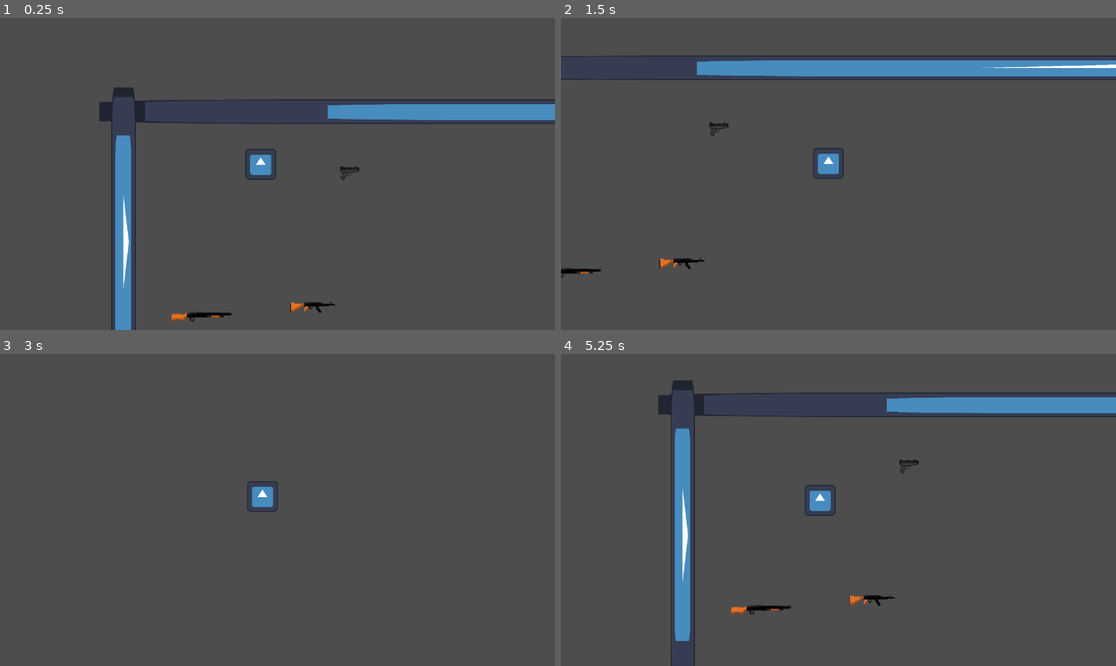
Above: before the commit, frames 1-4 (two rows, left to right).
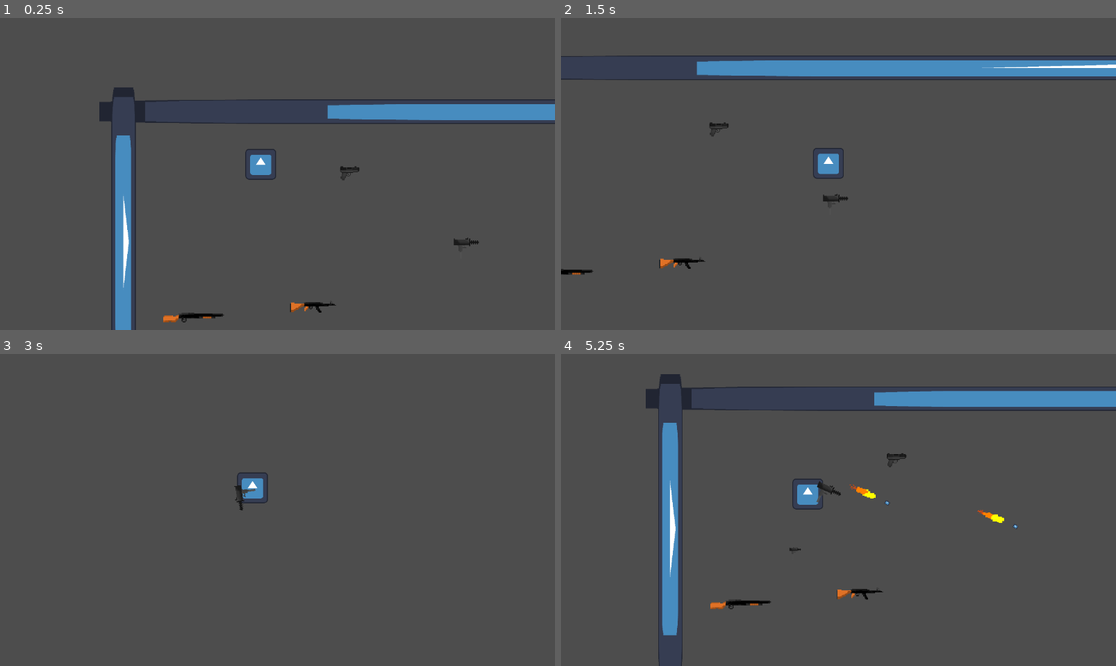
Above: after the commit, the same moments.

Repository: KarumGhag/Hitman4
Game: Godot game, scene res://World/world.tscn
The game is run twice, just before and just after one commit, with the same random seed, the same clock (stepped at 60 frames per second) and the same inputs. The engine's default icon, where the game draws it, is replaced by a stand-in: a white triangle on a blue panel in a dark square.
Inputs (mouse positions are in pixels of both pictures, inside the frame that each line leads up to):
- Up to frame 1 (0.25 s): no input
- Up to frame 2 (1.5 s): tap Enter at 0.5 s; move the mouse to (960, 158) at 0.52 s; press the mouse at (960, 158) at 0.53 s; hold D (right) 0.53-1.28 s; right-click (960, 158) at 0.6 s; move the mouse to (727, 189) at 1.27 s; release the mouse at (727, 189) at 1.28 s; hold S (down) from 1.28 s (still down); click (727, 189) at 1.35 s
- Up to frame 3 (3 s): right-click (166, 525) at 1.55 s; move the mouse to (333, 441) at 2.02 s; release S (down) at 2.03 s; press the mouse at (333, 441) at 2.03 s; hold D (right) 2.03-2.78 s; tap Space (holster) at 2.1, 2.75 s; move the mouse to (249, 572) at 2.77 s; release the mouse at (249, 572) at 2.78 s; hold W (up) from 2.78 s (still down); tap Mouse wheel up (last) at 2.85 s
- Up to frame 4 (5.25 s): right-click (810, 572) at 3.05 s; move the mouse to (1005, 556) at 3.52 s; release W (up) at 3.53 s; press the mouse at (1005, 556) at 3.53 s; hold A (left) 3.53-5.03 s; tap Mouse wheel down (next) at 3.6 s; move the mouse to (672, 463) at 4.27 s; release the mouse at (672, 463) at 4.28 s; right-click (672, 463) at 4.35 s; move the mouse to (866, 510) at 5.02 s; press the mouse at (866, 510) at 5.03 s; hold S (down) from 5.03 s (still down)

The runs differ from the first frame. In frame 1, 0.2% of the frame differs, in the area x 29-87%, y 70-98%; in frame 2, 0.1%; in frame 3, 0.5%; in frame 4, 8.2%, in the area x 15-100%, y 6-100%.
Error before the commit: Cannot call method 'hide' on a null value. (res://InventorySystem/InventoryClass.gd:164)

Commit message:
adding uzi, made the shoot vector calculate from a bit behind the gun

Diff:
--- a/GunSystem/GunClass.gd
+++ b/GunSystem/GunClass.gd
@@ -4,8 +4,9 @@
 
 @export_group("Nodes")
 @export var bullet : PackedScene
-@export var shootPoint : Node
+@export var shootPoint : Node2D
 @export var animationPlayer : AnimationPlayer
+@export var shootVectorPoint : Node2D
 
 @export_group("Stats")
 #basic gun stats
@@ -76,7 +77,7 @@
 
 func shootLocation() -> Vector2:
 	var innacuracy = randf_range(-spread, spread)
-	target = Vector2.from_angle(shootPoint.global_position.angle_to_point(get_global_mouse_position()) + innacuracy)
+	target = Vector2.from_angle(shootVectorPoint.global_position.angle_to_point(get_global_mouse_position()) + innacuracy)
 
 	return target.normalized()
 
@@ -135,6 +136,9 @@
 		var camera : Camera = inventorySystem.camera
 		camera.shakeCam(shakeAmount)
 
+		if animationPlayer != null:
+			animationPlayer.play("Pump")
+
 		if shotgun or multiBulletWait == 0:
 			continue
 		await wait(multiBulletWait)
--- a/GunSystem/Guns/Glock.tscn
+++ b/GunSystem/Guns/Glock.tscn
@@ -30,11 +30,12 @@
 "Shoot": SubResource("Animation_thona")
 }
 
-[node name="pistol" type="Node2D" node_paths=PackedStringArray("shootPoint", "animationPlayer", "pickUpArea", "image")]
+[node name="pistol" type="Node2D" node_paths=PackedStringArray("shootPoint", "animationPlayer", "shootVectorPoint", "pickUpArea", "image")]
 script = ExtResource("1_h6t1u")
 bullet = ExtResource("2_hoeam")
 shootPoint = NodePath("ShootPoint")
 animationPlayer = NodePath("AnimationPlayer")
+shootVectorPoint = NodePath("ShootVectorPoint")
 damage = 100.0
 bulletSpeed = 1500.0
 bulletTrail = ExtResource("3_rudob")
@@ -81,3 +82,5 @@
 "source": "res://Art/ASP_Guns/Glock.aseprite"
 }
 metadata/_aseprite_wizard_source_file_hash_ = "dd2adab2d0e3c99a681a4a5fce43c887"
+
+[node name="ShootVectorPoint" type="Node2D" parent="."]
--- a/GunSystem/Guns/Remington.tscn
+++ b/GunSystem/Guns/Remington.tscn
@@ -4,13 +4,13 @@
 [ext_resource type="PackedScene" uid="uid://bg0e1ffv6s88g" path="res://GunSystem/Bullets/Bullet.tscn" id="2_bqip4"]
 [ext_resource type="PackedScene" uid="uid://dxy0lfrndp075" path="res://GunSystem/BulletVisuals/bullet_trail.tscn" id="3_8qkbq"]
 [ext_resource type="Texture2D" uid="uid://bpd1850mu4yx6" path="res://Art/PNG_Guns/Remington.png" id="3_yk7eu"]
-[ext_resource type="Texture2D" uid="uid://ckpbvle60gt62" path="res://GunSystem/Guns/remington.png" id="4_74sqr"]
 [ext_resource type="PackedScene" uid="uid://bhb8li7we1p3k" path="res://GunSystem/pickup_area.tscn" id="4_c6lcd"]
+[ext_resource type="Texture2D" uid="uid://ckpbvle60gt62" path="res://GunSystem/Guns/Remington.png" id="6_mw172"]
 
 [sub_resource type="CircleShape2D" id="CircleShape2D_gkvrw"]
 radius = 100.005
 
-[sub_resource type="Animation" id="Animation_jp26t"]
+[sub_resource type="Animation" id="Animation_kn0y2"]
 length = 0.8
 tracks/0/type = "value"
 tracks/0/imported = false
@@ -27,15 +27,16 @@
 
 [sub_resource type="AnimationLibrary" id="AnimationLibrary_5bxwq"]
 _data = {
-"Shoot": SubResource("Animation_jp26t")
+"Pump": SubResource("Animation_kn0y2")
 }
 
-[node name="Remington" type="Node2D" node_paths=PackedStringArray("shootPoint", "animationPlayer", "pickUpArea", "image")]
+[node name="Remington" type="Node2D" node_paths=PackedStringArray("shootPoint", "animationPlayer", "shootVectorPoint", "pickUpArea", "image")]
 position = Vector2(0, 4)
 script = ExtResource("1_4p5ho")
 bullet = ExtResource("2_bqip4")
 shootPoint = NodePath("ShootPoint")
 animationPlayer = NodePath("AnimationPlayer")
+shootVectorPoint = NodePath("ShootVectorPoint")
 auto = true
 shotgun = true
 fireCoolDown = 0.5
@@ -58,7 +59,7 @@
 shape = SubResource("CircleShape2D_gkvrw")
 
 [node name="ShootPoint" type="Node2D" parent="."]
-position = Vector2(79, -7)
+position = Vector2(62, -5)
 
 [node name="AnimationPlayer" type="AnimationPlayer" parent="."]
 libraries = {
@@ -68,9 +69,8 @@
 
 [node name="Image" type="Sprite2D" parent="."]
 texture_filter = 1
-position = Vector2(17, 0)
 scale = Vector2(2, 2)
-texture = ExtResource("4_74sqr")
+texture = ExtResource("6_mw172")
 hframes = 3
 vframes = 2
 metadata/_aseprite_wizard_interface_config_ = {
@@ -89,6 +89,9 @@
 "only_visible": true,
 "player": "AnimationPlayer",
 "slice": "",
-"source": "res://Art/Guns/remington.aseprite"
+"source": "res://Art/ASP_Guns/Remington.aseprite"
 }
-metadata/_aseprite_wizard_source_file_hash_ = "888f593811a85d20727d4a38ad7de2db"
+metadata/_aseprite_wizard_source_file_hash_ = "994a12906d26e62d3cea1f43e0f51ae9"
+
+[node name="ShootVectorPoint" type="Node2D" parent="."]
+position = Vector2(-22, 0)
--- a/GunSystem/Guns/ak47.tscn
+++ b/GunSystem/Guns/ak47.tscn
@@ -30,11 +30,12 @@
 "default": SubResource("Animation_8mtb4")
 }
 
-[node name="AK47" type="Node2D" node_paths=PackedStringArray("shootPoint", "animationPlayer", "pickUpArea", "image")]
+[node name="AK47" type="Node2D" node_paths=PackedStringArray("shootPoint", "animationPlayer", "shootVectorPoint", "pickUpArea", "image")]
 script = ExtResource("1_pmgcn")
 bullet = ExtResource("2_yppb3")
 shootPoint = NodePath("ShootPoint")
 animationPlayer = NodePath("AnimationPlayer")
+shootVectorPoint = NodePath("ShootVectorPoint")
 auto = true
 bulletBounces = 0
 damage = 100.0
@@ -81,3 +82,5 @@
 "source": "res://Art/ASP_Guns/AK47.aseprite"
 }
 metadata/_aseprite_wizard_source_file_hash_ = "f4daf48616685e03bb906755e1a26583"
+
+[node name="ShootVectorPoint" type="Node2D" parent="."]
--- /dev/null
+++ b/GunSystem/Guns/uzi.tscn
@@ -0,0 +1,84 @@
+[gd_scene load_steps=10 format=3 uid="uid://c6q2stvu2jesg"]
+
+[ext_resource type="Script" path="res://GunSystem/GunClass.gd" id="1_cltvr"]
+[ext_resource type="PackedScene" uid="uid://bg0e1ffv6s88g" path="res://GunSystem/Bullets/Bullet.tscn" id="2_n7xkl"]
+[ext_resource type="PackedScene" uid="uid://dxy0lfrndp075" path="res://GunSystem/BulletVisuals/bullet_trail.tscn" id="3_ol03e"]
+[ext_resource type="Texture2D" uid="uid://dw48glwfgg4vg" path="res://GunSystem/Guns/Uzi.png" id="4_mtbxl"]
+[ext_resource type="Texture2D" uid="uid://cg7fy1enyow4m" path="res://Art/PNG_Guns/uzi.png" id="4_vu552"]
+[ext_resource type="PackedScene" uid="uid://bhb8li7we1p3k" path="res://GunSystem/pickup_area.tscn" id="5_31qtm"]
+
+[sub_resource type="CircleShape2D" id="CircleShape2D_7wcdf"]
+radius = 150.083
+
+[sub_resource type="Animation" id="Animation_jlkes"]
+length = 0.1
+tracks/0/type = "value"
+tracks/0/imported = false
+tracks/0/enabled = true
+tracks/0/path = NodePath("Sprite2D:frame")
+tracks/0/interp = 1
+tracks/0/loop_wrap = false
+tracks/0/keys = {
+"times": PackedFloat32Array(0),
+"transitions": PackedFloat32Array(1),
+"update": 1,
+"values": [0]
+}
+
+[sub_resource type="AnimationLibrary" id="AnimationLibrary_qdshy"]
+_data = {
+"default": SubResource("Animation_jlkes")
+}
+
+[node name="Uzi" type="Node2D" node_paths=PackedStringArray("shootPoint", "animationPlayer", "shootVectorPoint", "pickUpArea", "image")]
+script = ExtResource("1_cltvr")
+bullet = ExtResource("2_n7xkl")
+shootPoint = NodePath("ShootPoint")
+animationPlayer = NodePath("AnimationPlayer")
+shootVectorPoint = NodePath("ShootVectorPoint")
+auto = true
+fireCoolDown = 0.05
+damage = 10.0
+bulletSpeed = 2000.0
+magSize = 80
+bulletTrail = ExtResource("3_ol03e")
+pickUpArea = NodePath("PickupArea")
+image = NodePath("Sprite2D")
+inventoryImage = ExtResource("4_vu552")
+
+[node name="PickupArea" parent="." instance=ExtResource("5_31qtm")]
+
+[node name="CollisionShape2D" type="CollisionShape2D" parent="PickupArea"]
+shape = SubResource("CircleShape2D_7wcdf")
+
+[node name="Sprite2D" type="Sprite2D" parent="."]
+texture_filter = 1
+position = Vector2(6, -5)
+scale = Vector2(2, 2)
+texture = ExtResource("4_mtbxl")
+metadata/_aseprite_wizard_interface_config_ = {
+"pending_changes": {}
+}
+metadata/_aseprite_wizard_config_ = {
+"i_mode": -1,
+"keep_anim_length": false,
+"layers": [],
+"o_ex_p": "",
+"o_folder": "",
+"o_name": "",
+"only_visible": false,
+"player": "AnimationPlayer",
+"slice": "",
+"source": "res://Art/ASP_Guns/Uzi.aseprite"
+}
+metadata/_aseprite_wizard_source_file_hash_ = "d969a65acb4dcd3e5814628898fa6a0a"
+
+[node name="ShootPoint" type="Node2D" parent="."]
+position = Vector2(43, -7)
+
+[node name="AnimationPlayer" type="AnimationPlayer" parent="."]
+libraries = {
+"": SubResource("AnimationLibrary_qdshy")
+}
+
+[node name="ShootVectorPoint" type="Node2D" parent="."]
--- a/World/world.tscn
+++ b/World/world.tscn
@@ -1,10 +1,11 @@
-[gd_scene load_steps=8 format=3 uid="uid://cq71lr407eab8"]
+[gd_scene load_steps=9 format=3 uid="uid://cq71lr407eab8"]
 
 [ext_resource type="Texture2D" uid="uid://jffjcag0lvea" path="res://Art/icon.svg" id="1_muac8"]
 [ext_resource type="PackedScene" uid="uid://1l13jv08hnfd" path="res://Player/player.tscn" id="3_1fj7k"]
 [ext_resource type="PackedScene" uid="uid://div0tlygtvrua" path="res://GunSystem/Guns/Glock.tscn" id="4_xlj8e"]
 [ext_resource type="PackedScene" uid="uid://tkw35h5qkby1" path="res://GunSystem/Guns/ak47.tscn" id="5_e5dhs"]
 [ext_resource type="PackedScene" uid="uid://dy1jcrh400c5i" path="res://GunSystem/Guns/Remington.tscn" id="5_gmdp7"]
+[ext_resource type="PackedScene" uid="uid://c6q2stvu2jesg" path="res://GunSystem/Guns/uzi.tscn" id="6_erjig"]
 
 [sub_resource type="NavigationPolygon" id="NavigationPolygon_cpu4h"]
 vertices = PackedVector2Array(1811.09, 15.9609, 861.75, 206, 861.75, 136, -158.063, 9.03125, 231, 136, -165.93, 1246.42, 231, 760.5, 1821.9, 1137.53, 301, 760.5, 301, 206)
@@ -12,7 +13,7 @@
 outlines = Array[PackedVector2Array]([PackedVector2Array(1821, 6, 1832, 1147, -176, 1257, -168, -1)])
 
 [sub_resource type="RectangleShape2D" id="RectangleShape2D_l6hoe"]
-size = Vector2(120.9, 20)
+size = Vector2(120.9, 34.4007)
 
 [node name="World" type="Node2D"]
 
@@ -43,7 +44,7 @@
 texture = ExtResource("1_muac8")
 
 [node name="CollisionShape2D" type="CollisionShape2D" parent="NavigationRegion2D/StaticBody2D2"]
-position = Vector2(277.25, 0)
+position = Vector2(277.25, 18.0009)
 scale = Vector2(5, 2.5)
 shape = SubResource("RectangleShape2D_l6hoe")
 
@@ -64,3 +65,6 @@
 
 [node name="shotgun" parent="." instance=ExtResource("5_gmdp7")]
 position = Vector2(390, 591)
+
+[node name="Uzi" parent="." instance=ExtResource("6_erjig")]
+position = Vector2(943, 442)
Binary file changed: Art/ASP_Guns/Glock.aseprite
Binary file changed: Art/ASP_Guns/Remington.aseprite
Binary file added: Art/ASP_Guns/Uzi.aseprite
Not shown, added: Art/ASP_Guns/Uzi.aseprite.import
Binary file added: Art/PNG_Guns/uzi.png
Not shown, added: Art/PNG_Guns/uzi.png.import
Binary file added: GunSystem/Guns/Uzi.png
Not shown, added: GunSystem/Guns/Uzi.png.import
Binary file changed: GunSystem/Guns/remington.png
